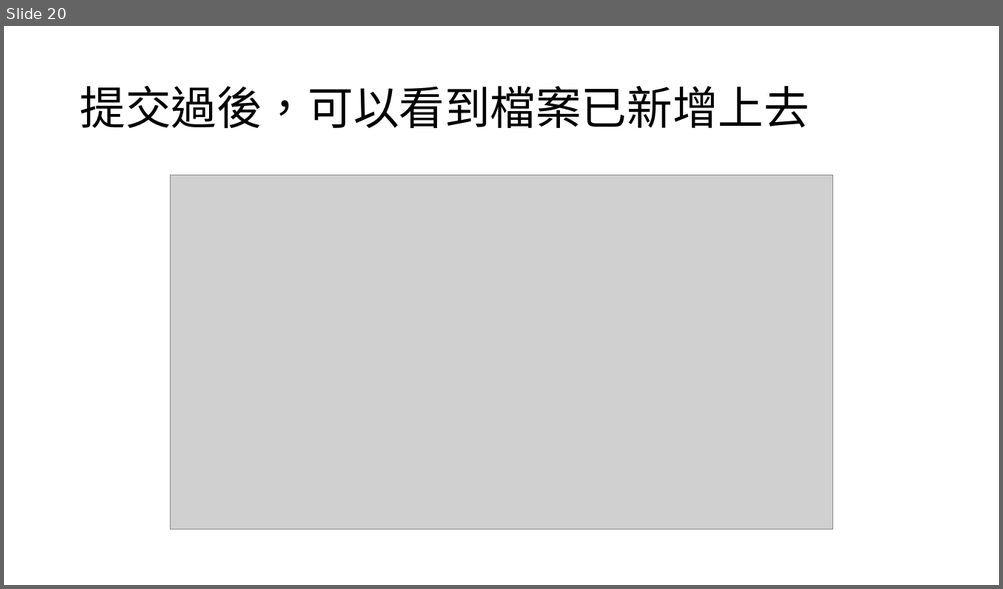
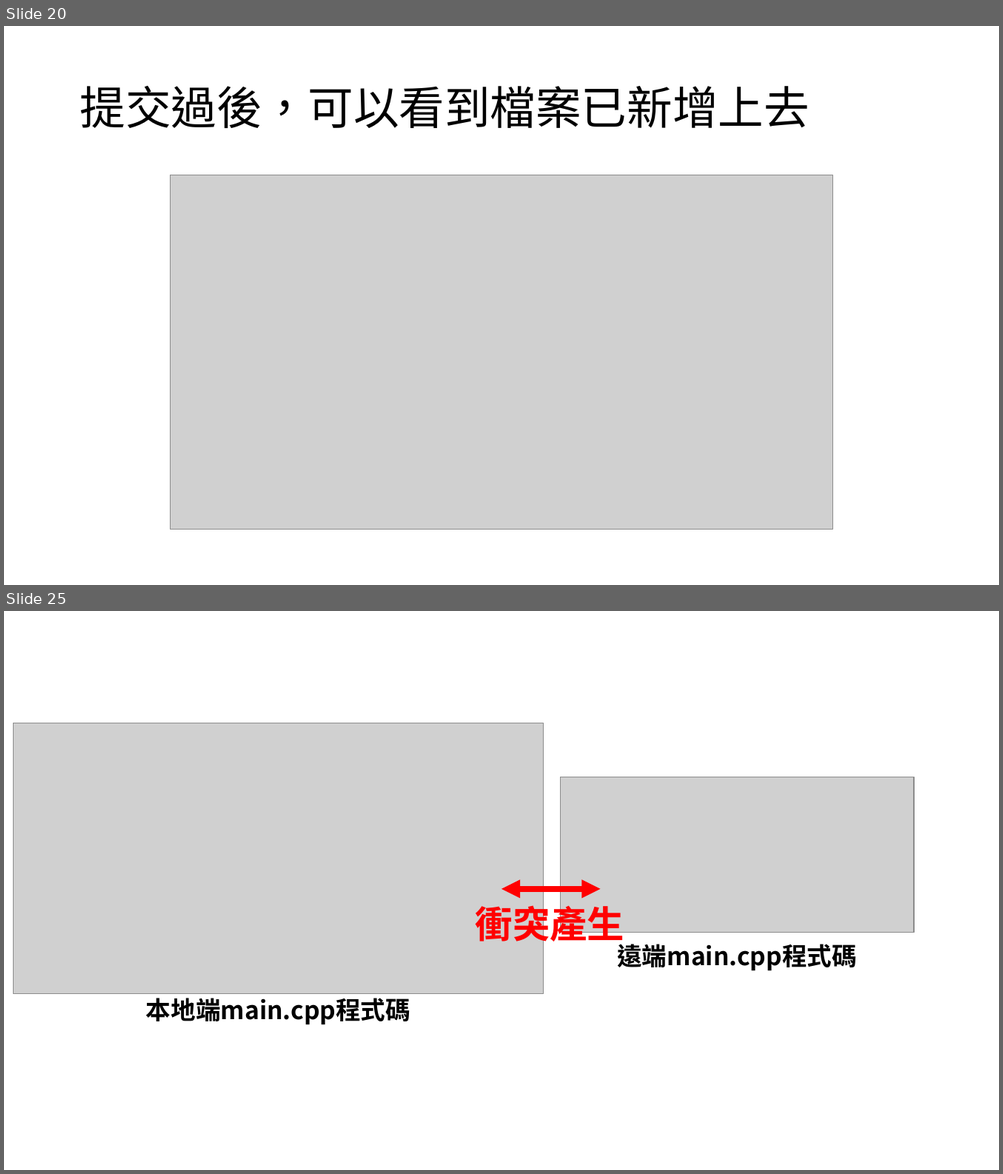
Before and after one commit to ShyDawTon/AIprogram, a slide deck: git使用教學.pptx. Shown one above the other, each under a label of ours: slide 20 before the commit, slides 20 and 25 after it; the slides between them are not shown. The pictures are 1003x589 and 1003x1174 pixels, drawn with LibreOffice and Linux fonts; fonts in the diff are those of the drawing; grey boxes stand for pictures. Boxes give left, top, right and bottom in pixels: in the first picture for what was removed or moved away, otherwise in the second. Text is boxed around its words. In the diff, an @@ line names an element or a change of style, - is before the commit and + after.

Commit message:
git使用教學ppt更新，新增解決衝突部分

```diff
--- a/git使用教學.pptx
+++ b/git使用教學.pptx
@@ slide 25 added at (x1=4, y1=611, x2=999, y2=1170), background #FFFFFF @@
@@ picture added at (x1=14, y1=723, x2=543, y2=994) @@
@@ picture added at (x1=560, y1=777, x2=913, y2=933) @@
@@ double arrow added from (502, 889) to (600, 889), #FF0000 6 pt @@
@@ text added at (x1=475, y1=900, x2=625, y2=948), 36 pt, text #FF0000, bold @@
+衝突產生
@@ text added at (x1=617, y1=944, x2=856, y2=971), 24 pt, text #000000, bold @@
+遠端main.cpp程式碼
@@ text added at (x1=146, y1=998, x2=410, y2=1025), 24 pt, text #000000, bold @@
+本地端main.cpp程式碼
```
Also in this commit, not shown: 9 other slides added.
